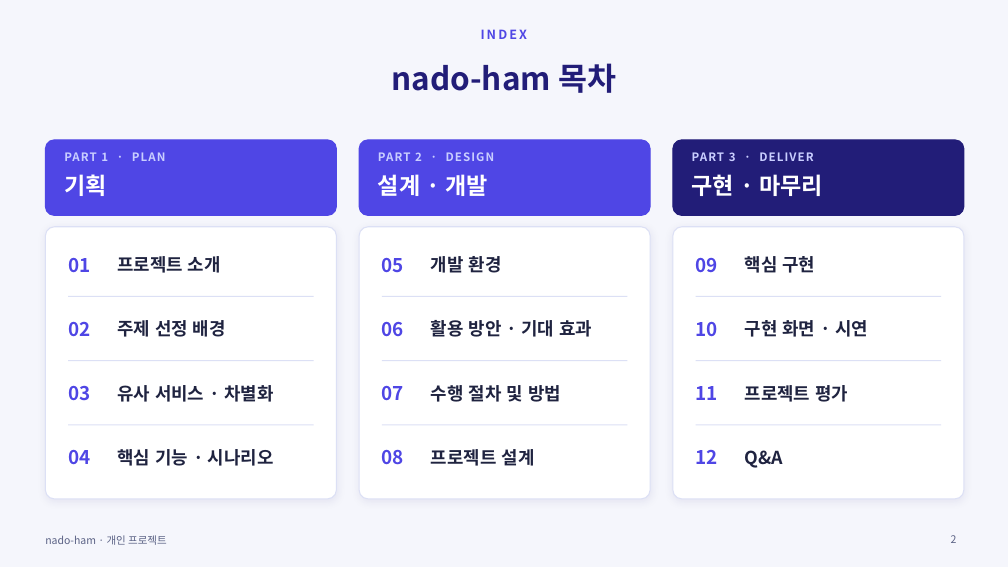
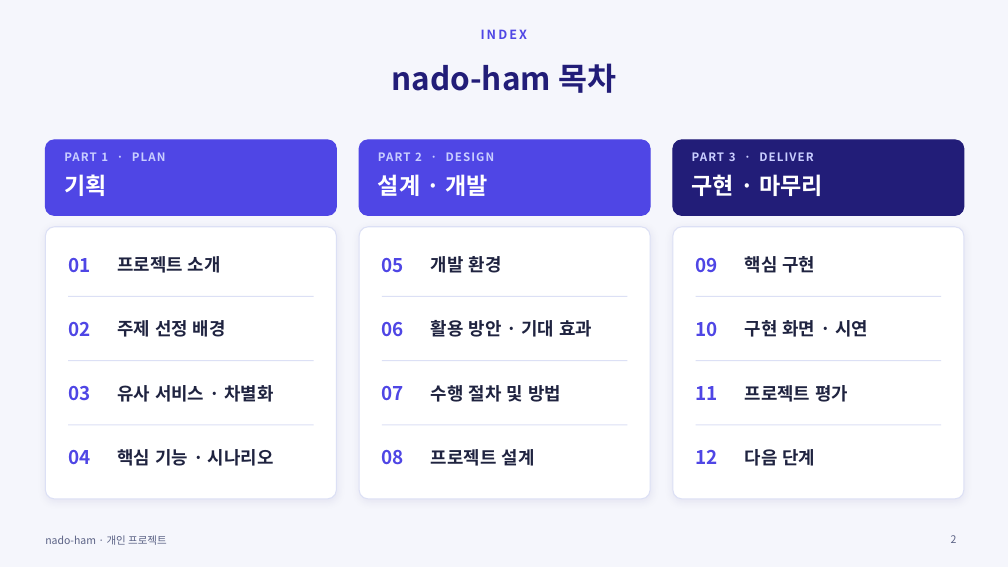
Before and after one commit to ho8566z/nado-ham_word, a slide deck: slide 2 of ppt_output/nado_ham.pptx. Drawn at 1008x567 pixels with LibreOffice and Linux fonts; fonts in the diff are those of the drawing. Boxes give left, top, right and bottom in pixels: in the first picture for what was removed or moved away, otherwise in the second. Text is boxed around its words. In the diff, an @@ line names an element or a change of style, - is before the commit and + after.

```diff
--- a/ppt_output/nado_ham.pptx
+++ b/ppt_output/nado_ham.pptx
@@ text at [745, 449, 816, 466]: text changed @@
-Q&A
+다음 단계
```
Also in this commit, not shown: 7 other slides changed, 1 other file.
